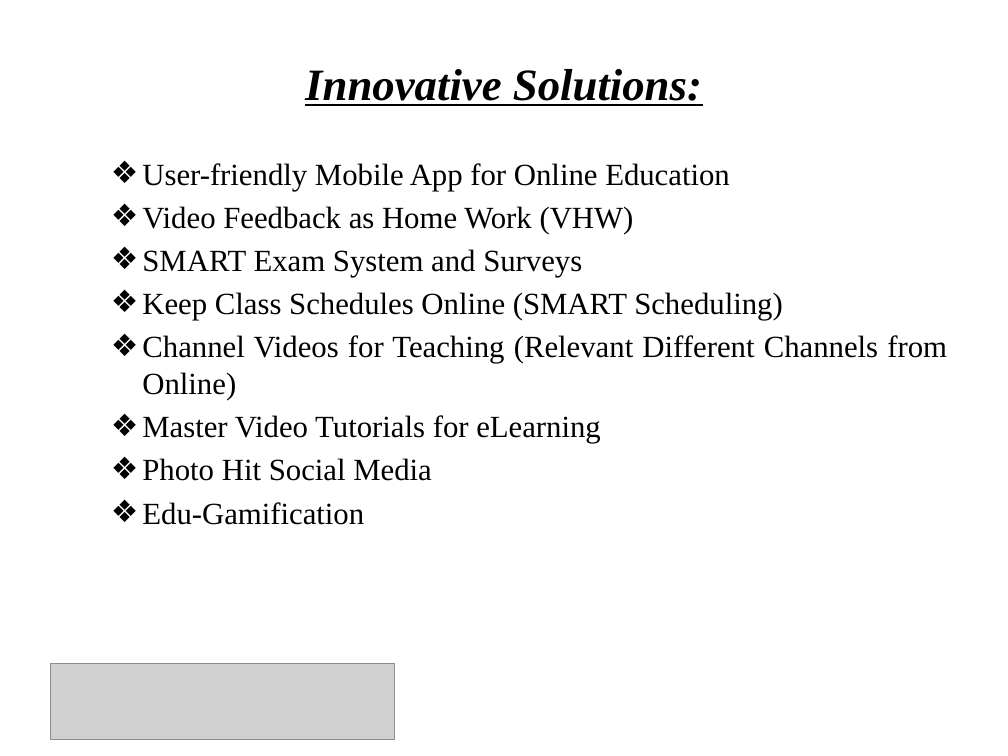
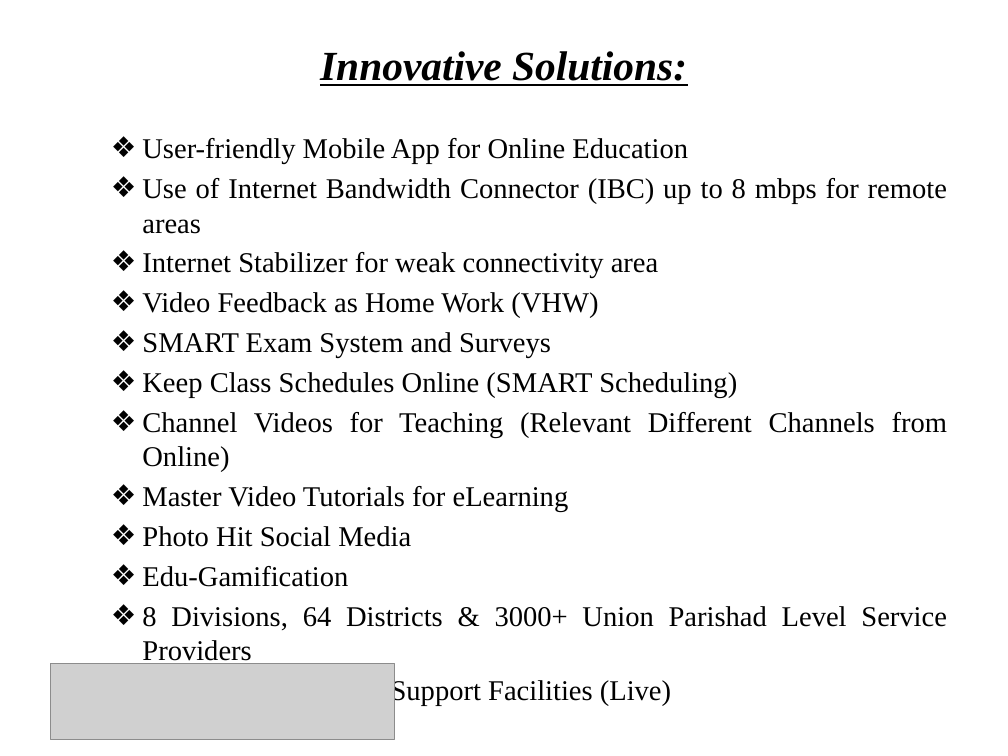
Before and after one commit to Shuvoneel/SRCL, a slide deck: slide 10 of Startup/Socheton_Academic_Care.pptx. Drawn at 1008x756 pixels with LibreOffice and Linux fonts; fonts in the diff are those of the drawing; grey boxes stand for pictures; background and template pictures are left out. Boxes give left, top, right and bottom in pixels: in the first picture for what was removed or moved away, otherwise in the second. Text is boxed around its words. In the diff, an @@ line names an element or a change of style, - is before the commit and + after.

```diff
--- a/Startup/Socheton_Academic_Care.pptx
+++ b/Startup/Socheton_Academic_Care.pptx
@@ text "Innovative Solutions:": place and size @@
-text "Innovative Solutions:" at box(142, 69, 947, 525)
+text "Innovative Solutions:" at box(142, 51, 947, 630)
@@ text at box(142, 51, 947, 587): size 32 to 29.6 pt in "Innovative Solutions:"; size 22 to 20.4 pt in "User-friendly Mobile App for Online Education", "Video Feedback as Home Work (VHW)", "SMART Exam System and Surveys", "Keep Class Schedules Online (SMART Scheduling)" and 4 more places @@
@@ text at box(142, 178, 947, 278): paragraphs added @@
+  ❖ Use of Internet Bandwidth Connector (IBC) up to 8 mbps for remote areas
+  ❖ Internet Stabilizer for weak connectivity area
@@ text at box(142, 606, 947, 630): paragraphs added @@
+  ❖ 8 Divisions, 64 Districts & 3000+ Union Parishad Level Service Providers
+  ❖ 24*7 Online-based It Support Facilities (Live)
```
Also in this commit, not shown: 1 other slide changed, 7 other files.
